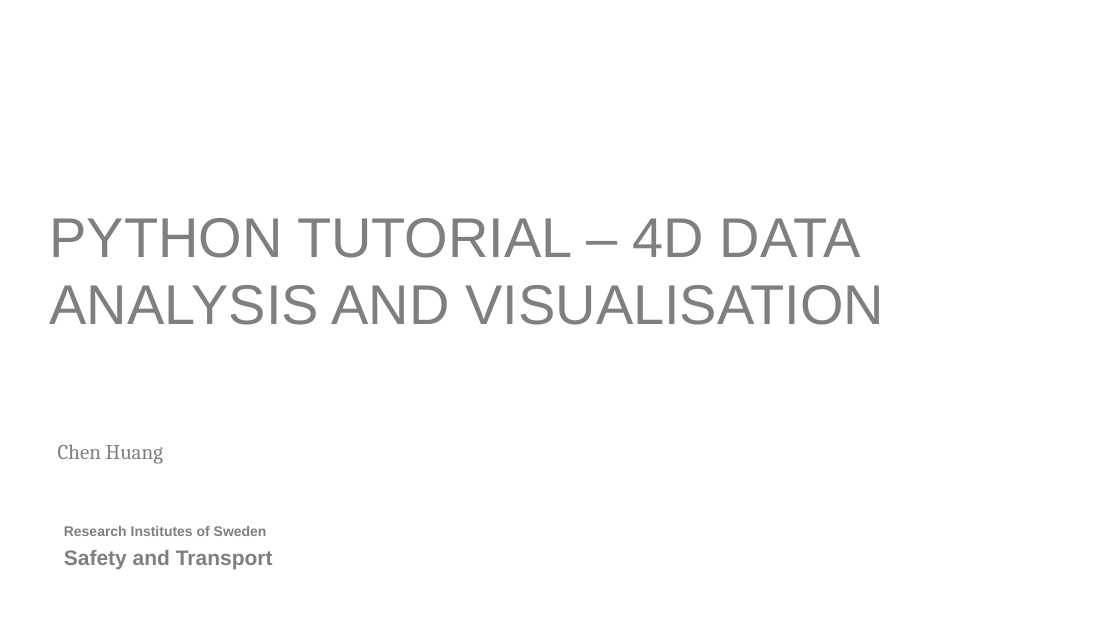
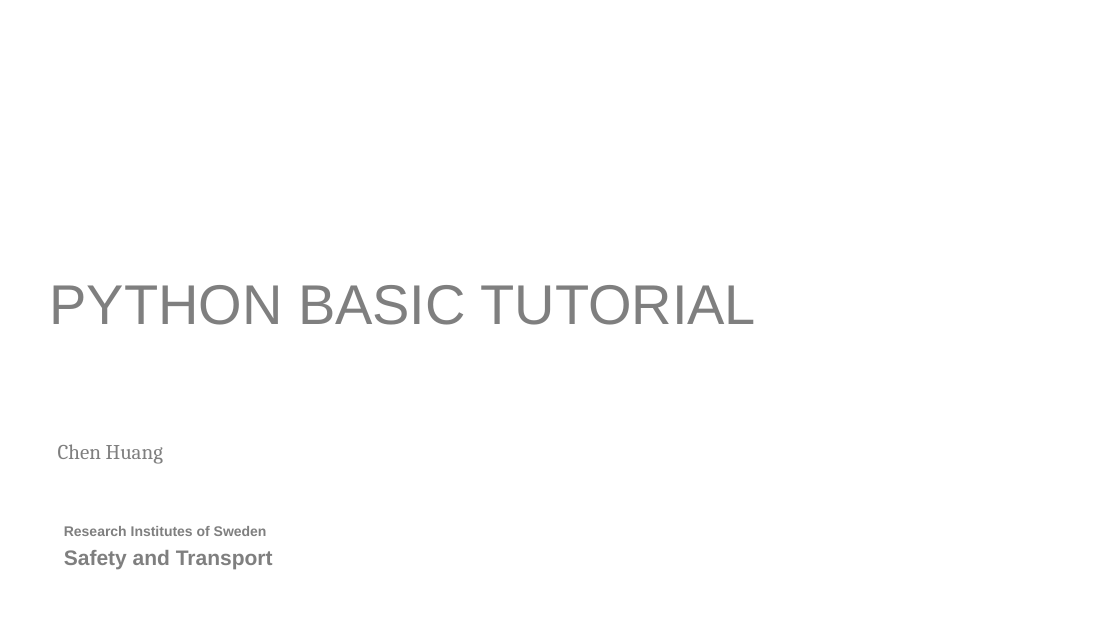
Before and after one commit to cenghu/python_tutorial, a slide deck: slide 1 of python_tutorial.pptx. Drawn at 1120x630 pixels with LibreOffice and Linux fonts; fonts in the diff are those of the drawing; background and template pictures are left out. Boxes give left, top, right and bottom in pixels: in the first picture for what was removed or moved away, otherwise in the second. Text is boxed around its words. In the diff, an @@ line names an element or a change of style, - is before the commit and + after.

```diff
--- a/python_tutorial.pptx
+++ b/python_tutorial.pptx
@@ title at box(50, 285, 756, 325): text changed @@
-PYTHON TUTORIAL – 4D DATA ANALYSIS AND VISUALISATION
+PYTHON BASIC TUTORIAL
```
Also in this commit, not shown: 1 other slide changed, 1 slide added, 8 other files.
